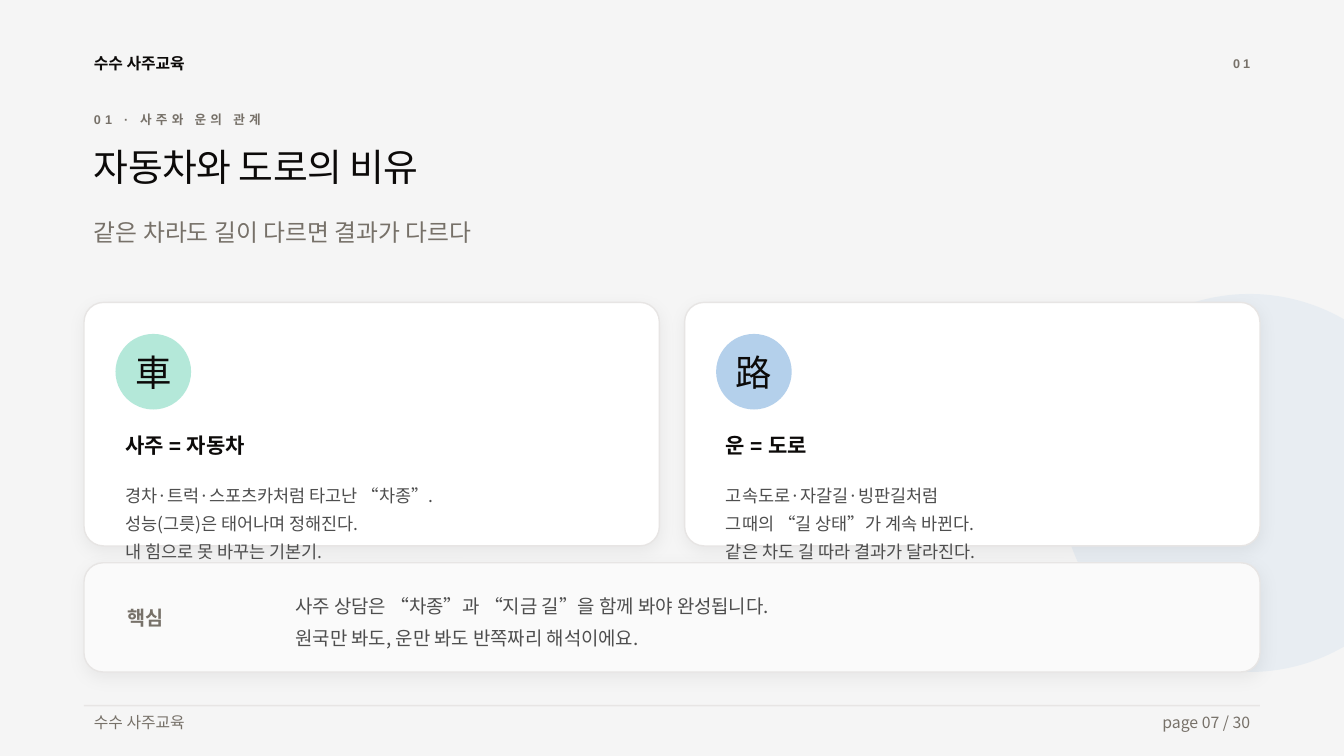
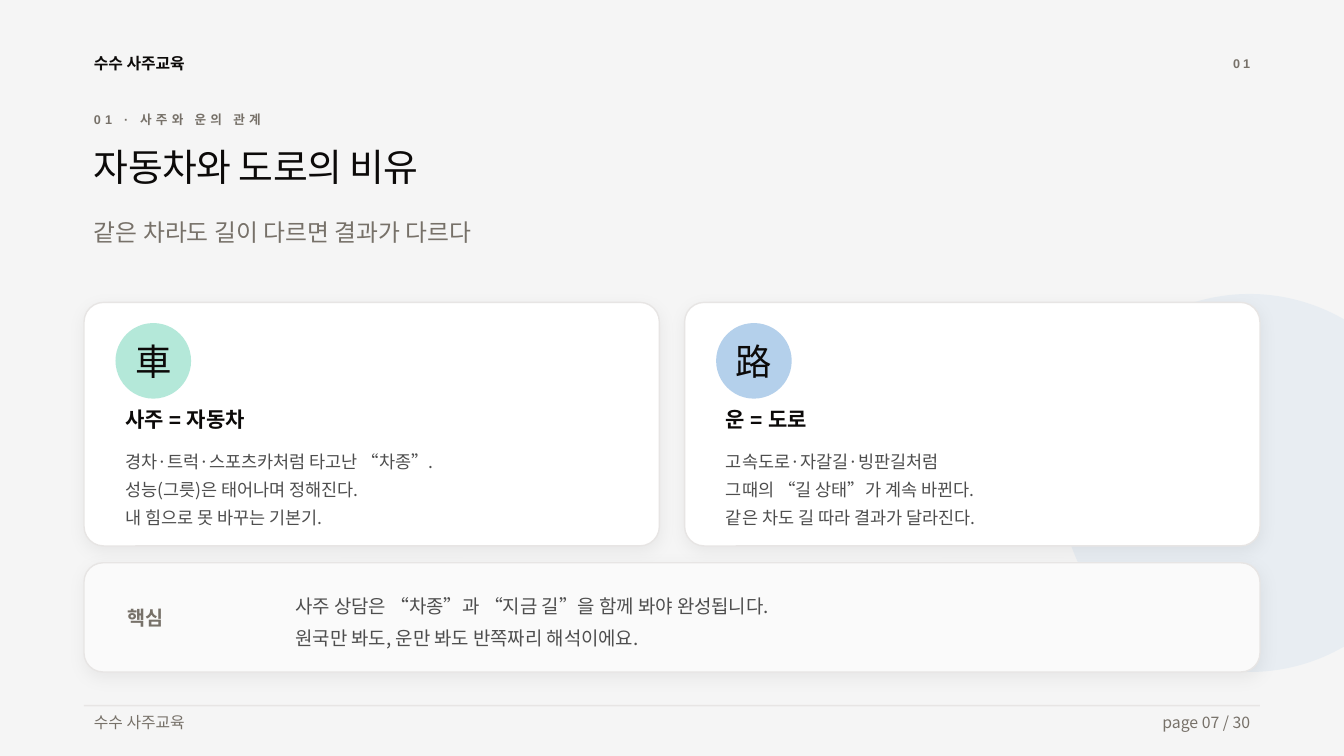
Before and after one commit to capshinsmg-blip/saju_youth, a slide deck: slide 7 of 사주교육_2회차.pptx. Drawn at 1344x756 pixels with LibreOffice and Linux fonts; fonts in the diff are those of the drawing. Boxes give left, top, right and bottom in pixels: in the first picture for what was removed or moved away, otherwise in the second. Text is boxed around its words. In the diff, an @@ line names an element or a change of style, - is before the commit and + after.

```diff
--- a/사주교육_2회차.pptx
+++ b/사주교육_2회차.pptx
@@ 2 texts, 2 ellipses: place and size @@
-2 texts, 2 ellipses at [116,334,791,409]
+2 texts, 2 ellipses at [116,323,791,398]
@@ text "사주 = 자동차": place and size @@
-text "사주 = 자동차" at [125,435,245,455]
+text "사주 = 자동차" at [125,409,245,429]
@@ text "운 = 도로": place and size @@
-text "운 = 도로" at [726,435,807,455]
+text "운 = 도로" at [726,409,807,429]
@@ text "경차·트럭·스포츠카처럼 타고난 “차종”.": place and size @@
-text "경차·트럭·스포츠카처럼 타고난 “차종”." at [125,487,434,560]
+text "경차·트럭·스포츠카처럼 타고난 “차종”." at [125,453,434,526]
@@ text "고속도로·자갈길·빙판길처럼": place and size @@
-text "고속도로·자갈길·빙판길처럼" at [726,487,975,560]
+text "고속도로·자갈길·빙판길처럼" at [726,453,975,526]
```
Also in this commit, not shown: 4 other slides changed, 3 other files.
